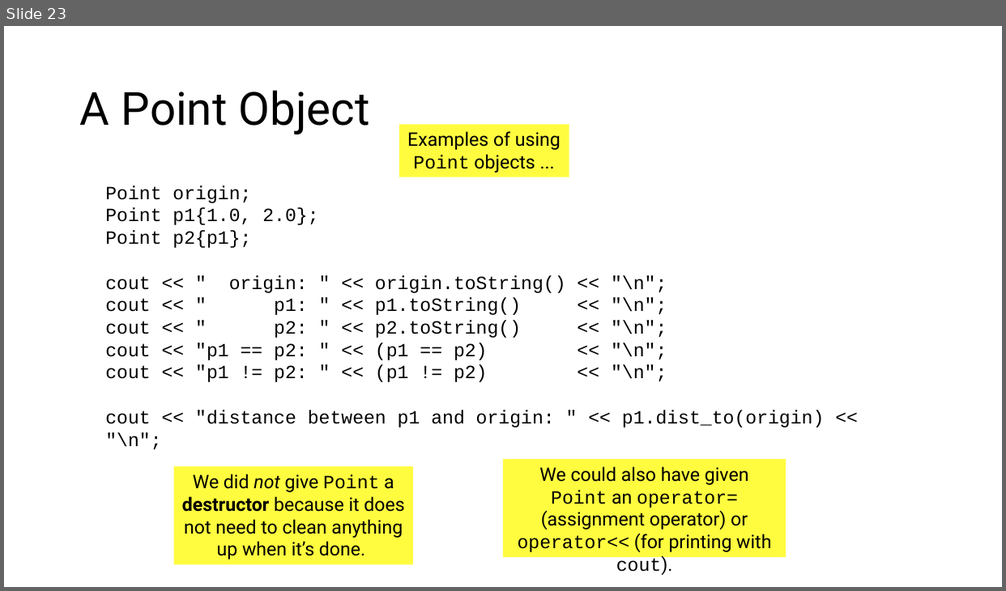
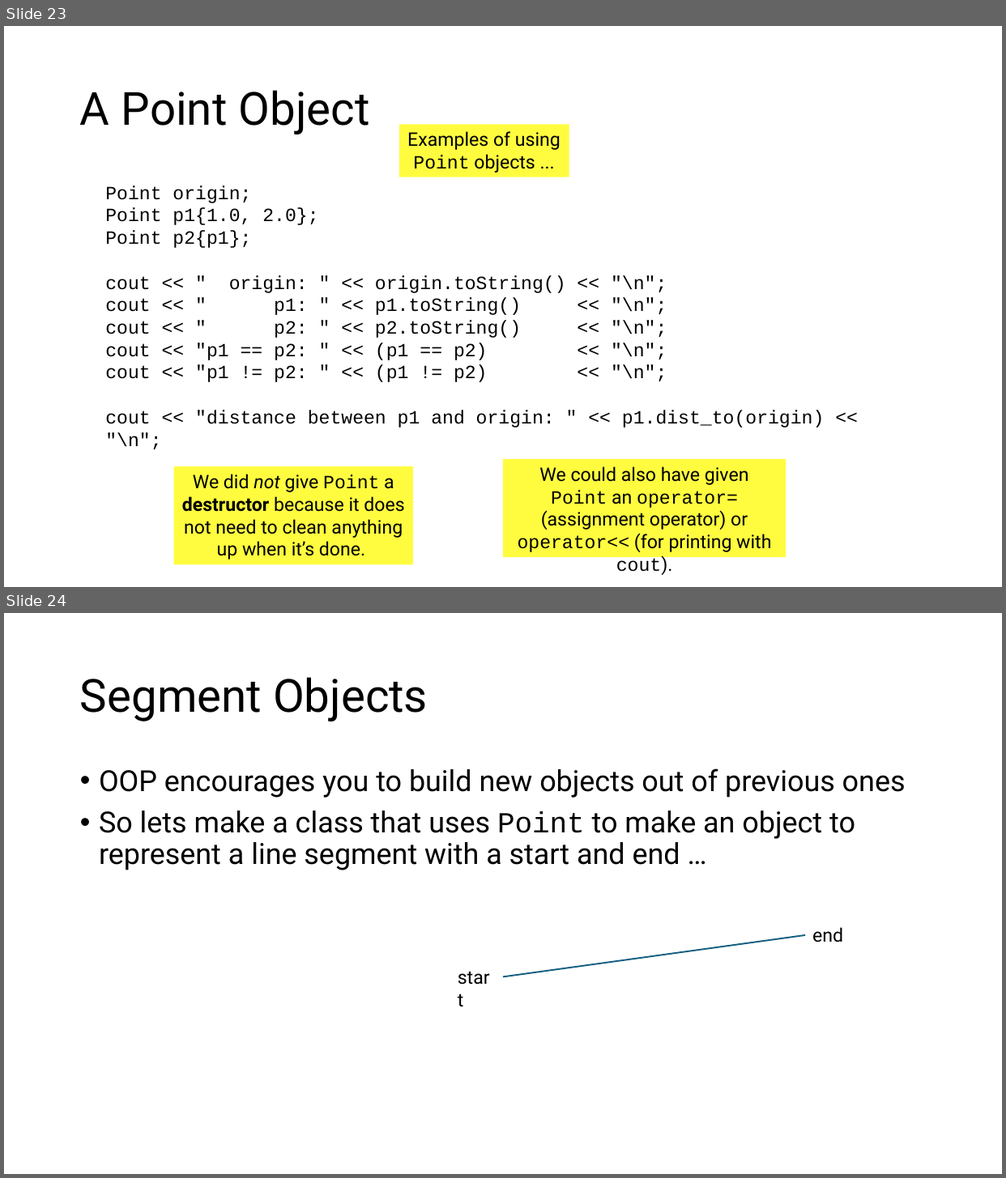
Before and after one commit to tjd1234/cmpt125spring2026, a slide deck: notes/week5/week5.pptx. Shown one above the other, each under a label of ours: slide 23 before the commit, slides 23 and 24 after it. The pictures are 1006x591 and 1006x1178 pixels, drawn with LibreOffice and Linux fonts; fonts in the diff are those of the drawing. Boxes give left, top, right and bottom in pixels: in the first picture for what was removed or moved away, otherwise in the second. Text is boxed around its words. In the diff, an @@ line names an element or a change of style, - is before the commit and + after.

```diff
--- a/notes/week5/week5.pptx
+++ b/notes/week5/week5.pptx
@@ slide 24 added at box(4, 613, 1002, 1174), background #FFFFFF @@
@@ title added at box(80, 677, 428, 722), 44 pt, text #000000 @@
+Segment Objects
@@ text added at box(99, 769, 906, 871), 28 pt, text #000000 @@
+• OOP encourages you to build new objects out of previous ones
+• So lets make a class that uses Point to make an object to represent a line segment with a start and end …
@@ text added at box(509, 845, 570, 865), 18 pt, text #000000 @@
+start
@@ text added at box(812, 927, 843, 943), 18 pt, text #000000 @@
+end
@@ line added from (503, 977) to (805, 935), #156082 1.5 pt @@
```
Also in this commit, not shown: 11 other slides added, 12 other files.
